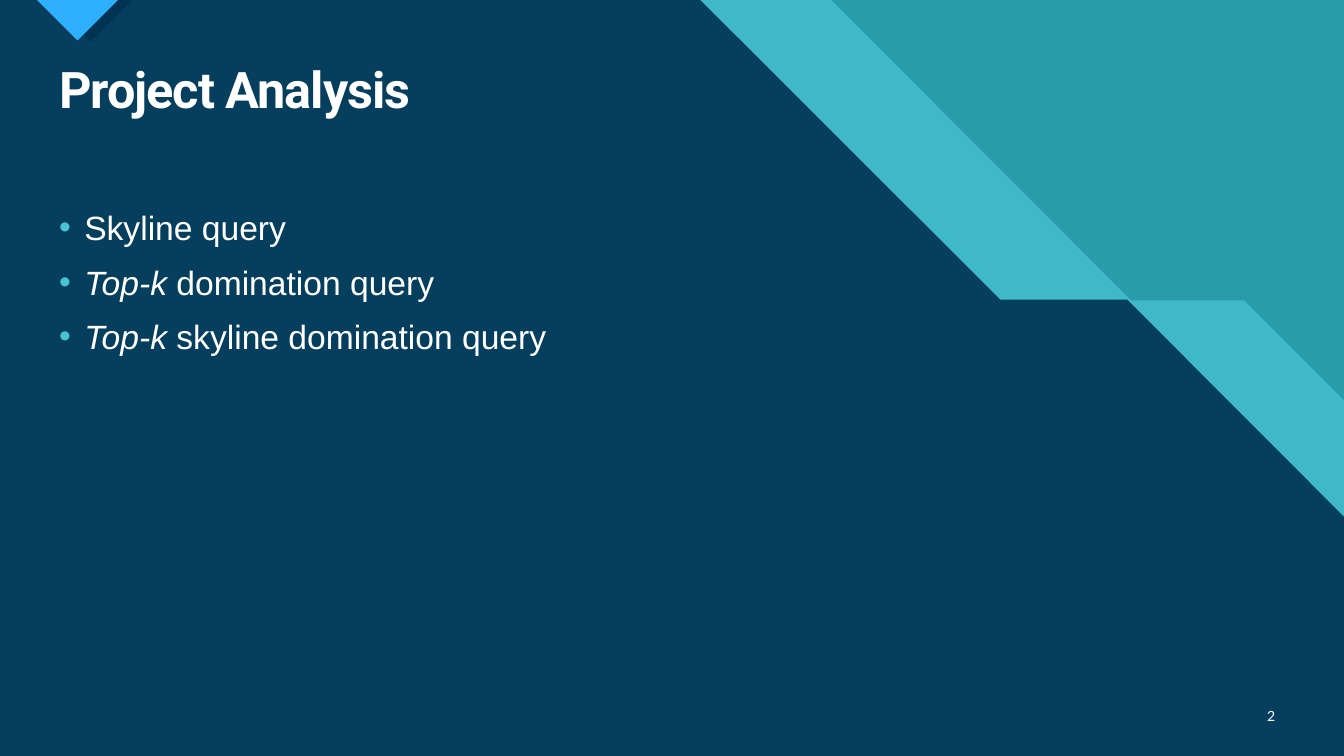
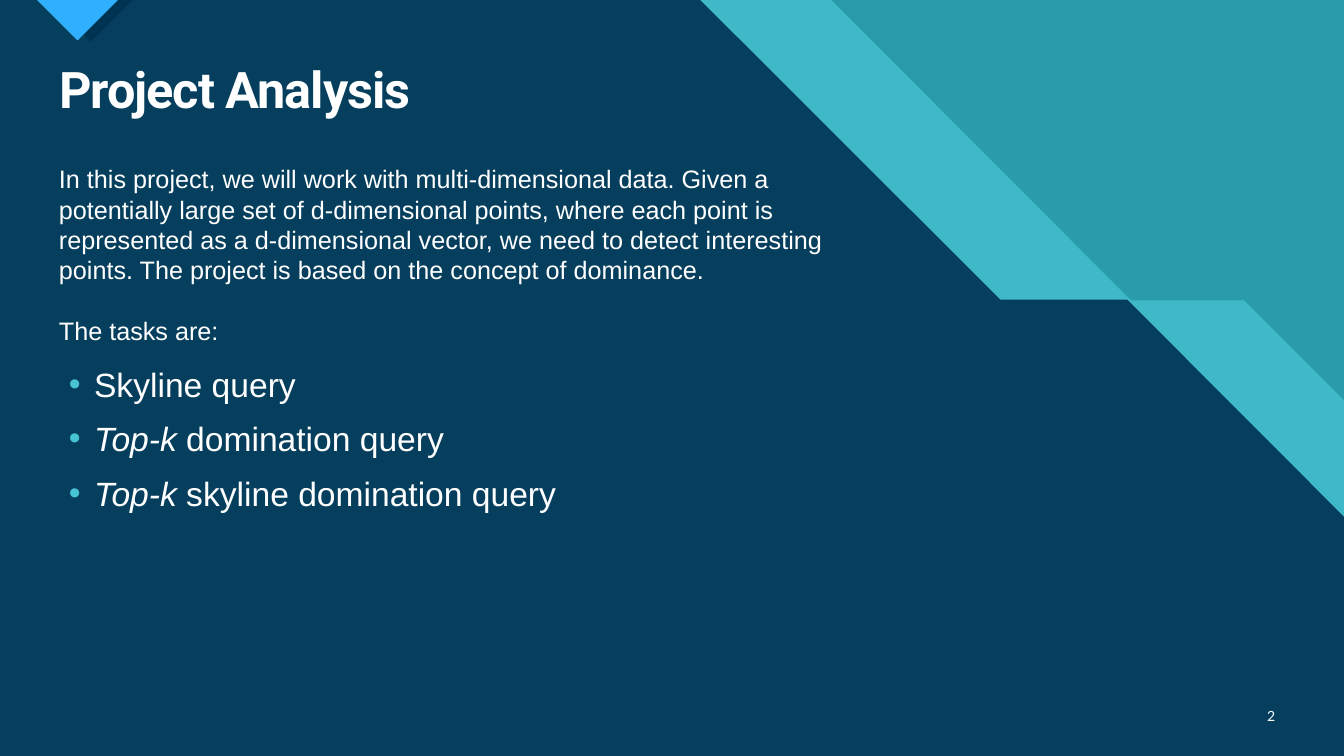
Before and after one commit to MnAppsNet/DominanceQueries, a slide deck: slide 2 of report_presentation.pptx. Drawn at 1344x756 pixels with LibreOffice and Linux fonts; fonts in the diff are those of the drawing; background and template pictures are left out; a plain dark background stands for a picture behind light text. Boxes give left, top, right and bottom in pixels: in the first picture for what was removed or moved away, otherwise in the second. Text is boxed around its words. In the diff, an @@ line names an element or a change of style, - is before the commit and + after.

```diff
--- a/report_presentation.pptx
+++ b/report_presentation.pptx
@@ text added at (59, 169, 822, 341), 18 pt, text #FFFFFF @@
+In this project, we will work with multi-dimensional data. Given a potentially large set of d-dimensional points, where each point is represented as a d-dimensional vector, we need to detect interesting points. The project is based on the concept of dominance.
+The tasks are:
@@ text "Skyline query": place and size @@
-text "Skyline query" at (84, 215, 546, 356)
+text "Skyline query" at (94, 372, 556, 513)
```
Also in this commit, not shown: 6 other slides changed, 2 slides added.
